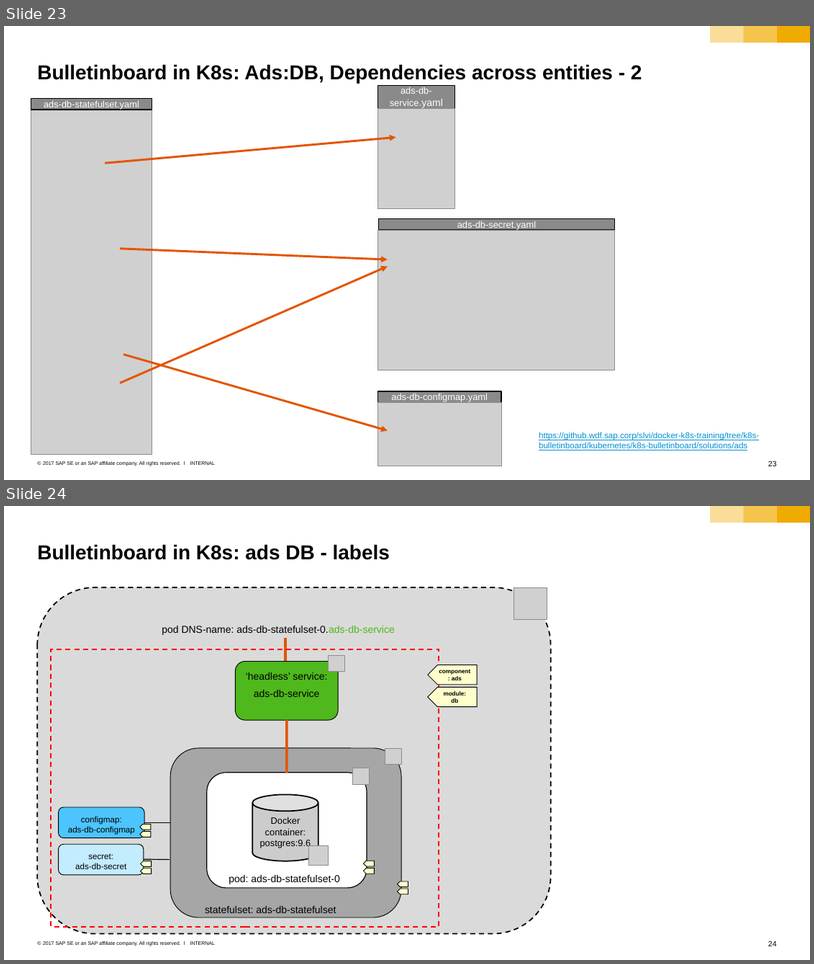
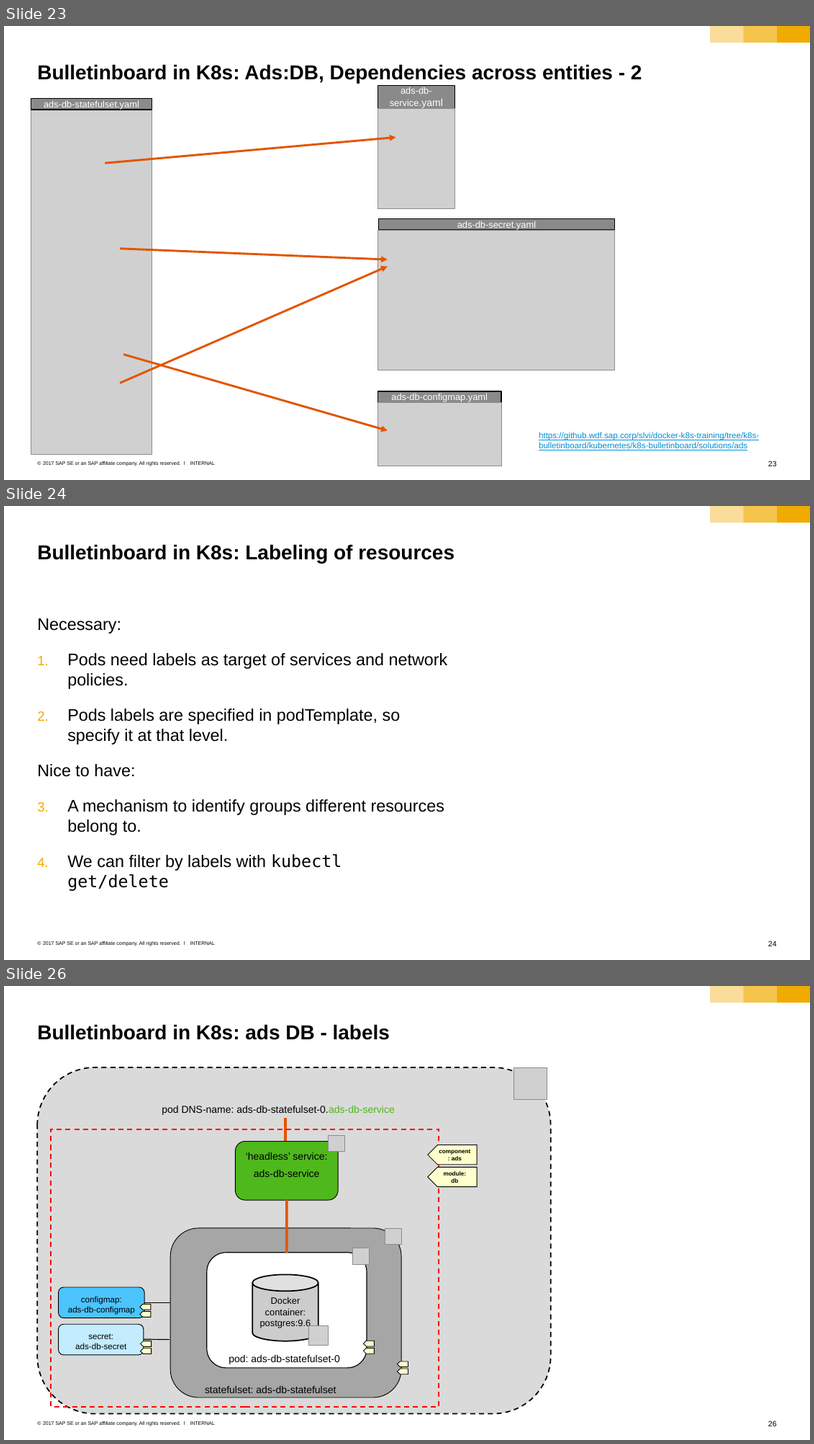
Before and after one commit to cuijiyao01/docker-k8s-training, a slide deck: kubernetes/k8s-bulletinboard/01_02_k8s-bulletinboard.pptx. Shown one above the other, each under a label of ours: slides 23 and 24 before the commit, slides 23, 24 and 26 after it; the slides between them are not shown. The pictures are 814x964 and 814x1444 pixels, drawn with LibreOffice and Linux fonts; fonts in the diff are those of the drawing; grey boxes stand for pictures; background and template pictures are left out. Boxes give left, top, right and bottom in pixels: in the first picture for what was removed or moved away, otherwise in the second. Text is boxed around its words. In the diff, an @@ line names an element or a change of style, - is before the commit and + after.

Commit message:
add 2 sildes about labels

```diff
--- a/kubernetes/k8s-bulletinboard/01_02_k8s-bulletinboard.pptx
+++ b/kubernetes/k8s-bulletinboard/01_02_k8s-bulletinboard.pptx
@@ slide 24 added at <box>4,506,810,960</box>, background #FFFFFF; not listed: 6 template elements that a slide beside it also shows @@
@@ title added at <box>37,544,455,563</box>, 24 pt, text #000000, bold @@
+Bulletinboard in K8s: Labeling of resources
@@ text added at <box>37,618,448,890</box>, 20 pt, text #000000 @@
+Necessary:
+1. Pods need labels as target of services and network policies.
+2. Pods labels are specified in podTemplate, so specify it at that level.
+Nice to have:
+1. A mechanism to identify groups different resources belong to.
+2. We can filter by labels with kubectl get/delete
@@ what was slide 24 is now slide 26 @@
@@ page number at <box>769,1420,777,1426</box>: text changed @@
-24
+26
```
Also in this commit, not shown: 1 other slide added.
